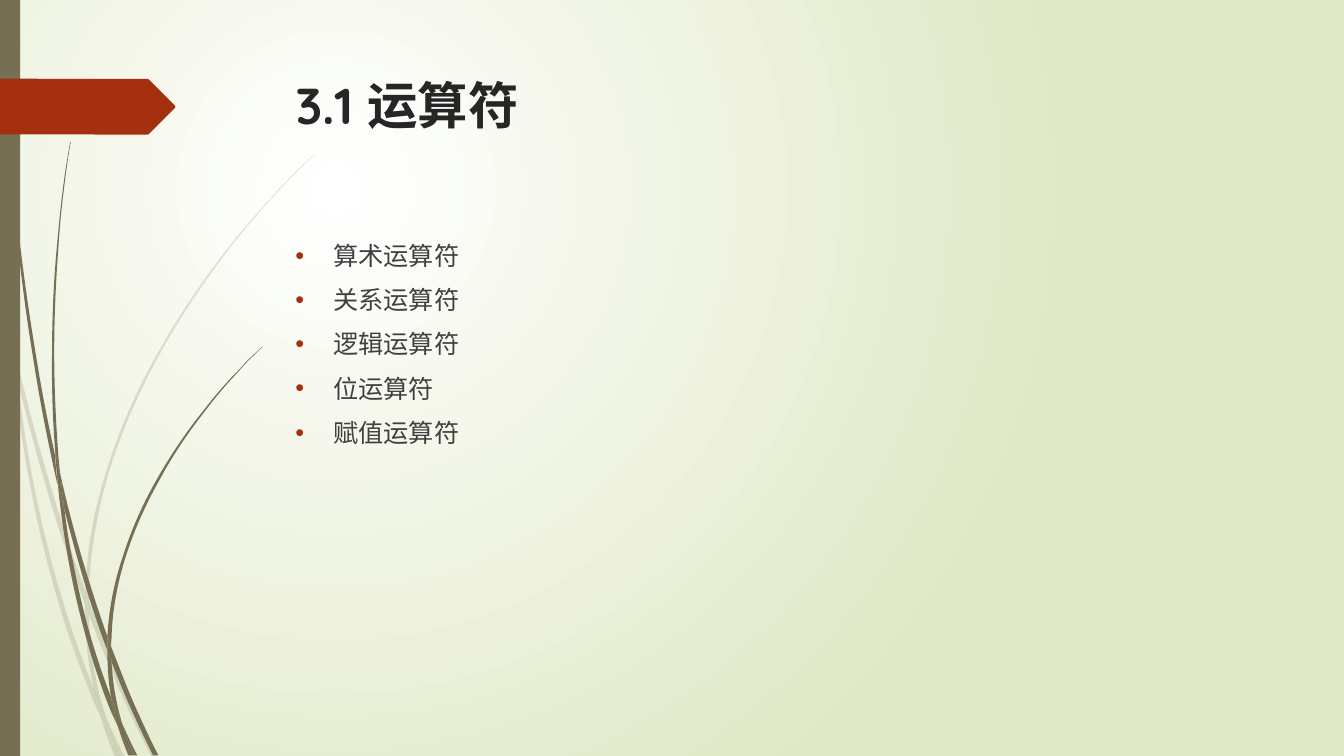
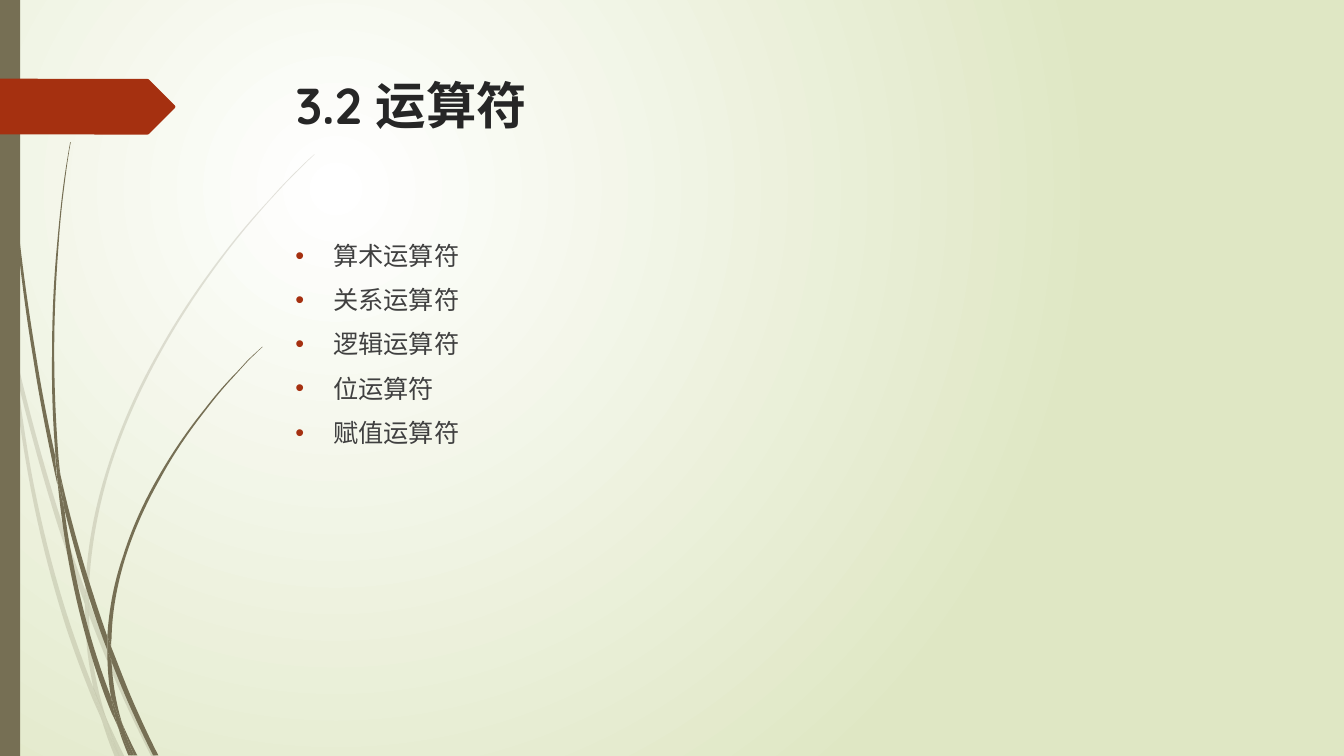
Before and after one commit to liuty2006/learn, a slide deck: slide 30 of learn_cpp/docs/C++语言培训.pptx (slide 29 before the commit). Drawn at 1344x756 pixels with LibreOffice and Linux fonts; fonts in the diff are those of the drawing. Boxes give left, top, right and bottom in pixels: in the first picture for what was removed or moved away, otherwise in the second. Text is boxed around its words. In the diff, an @@ line names an element or a change of style, - is before the commit and + after.

```diff
--- a/learn_cpp/docs/C++语言培训.pptx
+++ b/learn_cpp/docs/C++语言培训.pptx
@@ title at box(296, 81, 527, 129): text changed @@
-3.1 运算符
+3.2 运算符
```
Also in this commit, not shown: 4 other slides changed, 1 slide added, 1 other file.
